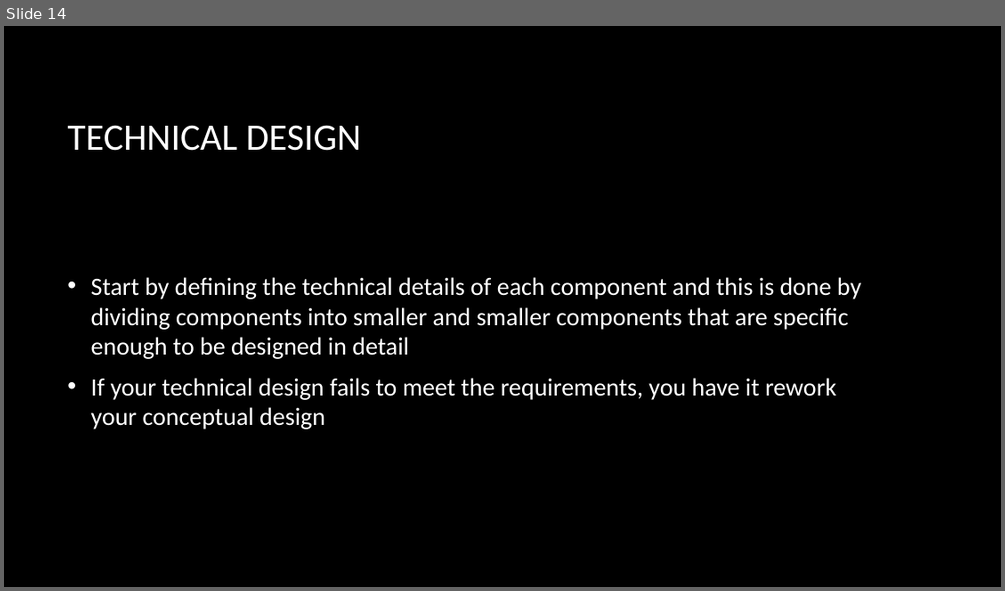
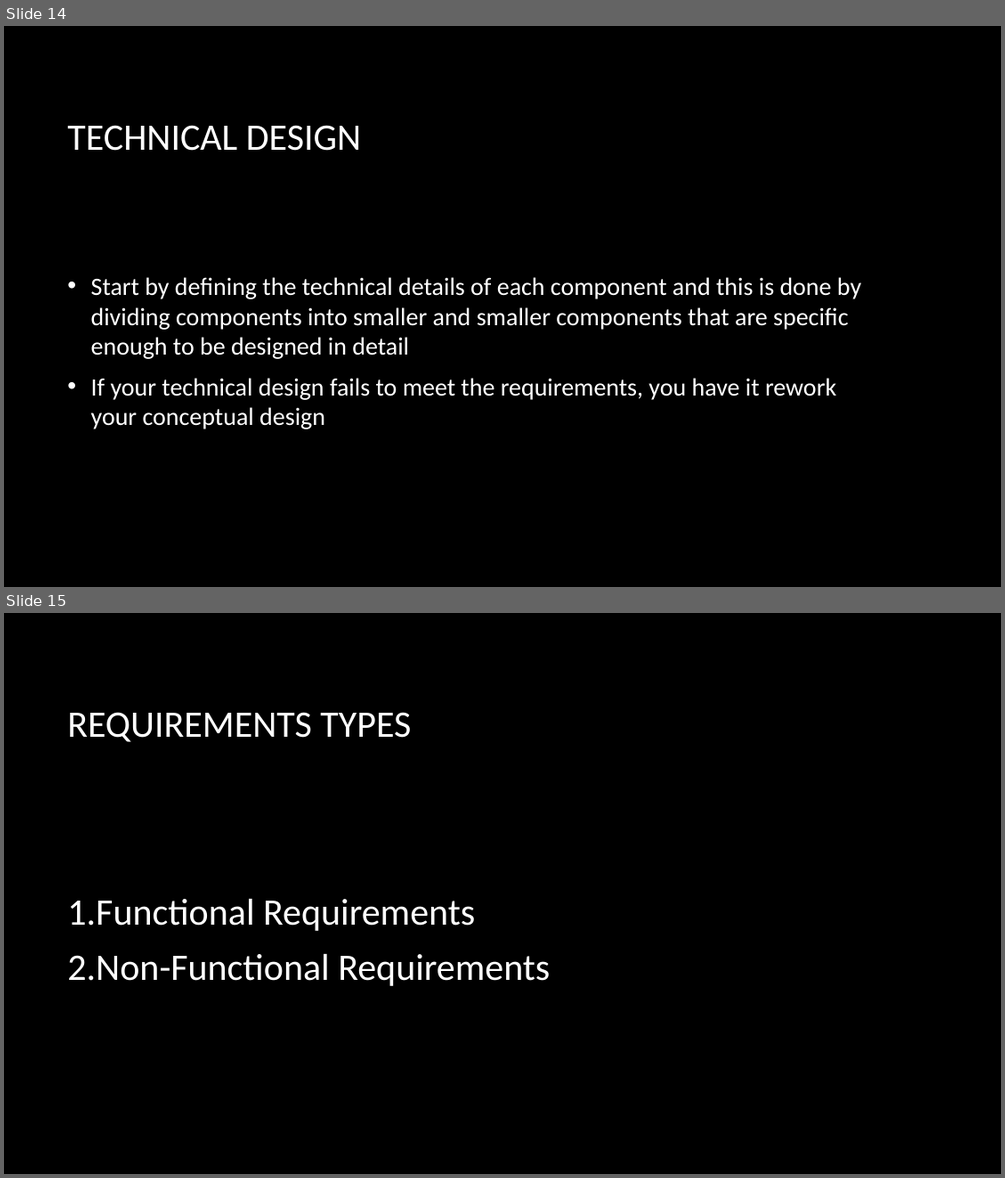
Before and after one commit to ahmedmagdy492/My-Hacking-Tutorails, a slide deck: Study/Object Oriented Design/Week 1 Objectives.pptx. Shown one above the other, each under a label of ours: slide 14 before the commit, slides 14 and 15 after it. The pictures are 1005x591 and 1005x1178 pixels, drawn with LibreOffice and Linux fonts; fonts in the diff are those of the drawing; background and template pictures are left out. Boxes give left, top, right and bottom in pixels: in the first picture for what was removed or moved away, otherwise in the second. Text is boxed around its words. In the diff, an @@ line names an element or a change of style, - is before the commit and + after.

```diff
--- a/Study/Object Oriented Design/Week 1 Objectives.pptx
+++ b/Study/Object Oriented Design/Week 1 Objectives.pptx
@@ slide 15 added at bbox=[4, 613, 1001, 1174], background picture (left out) @@
@@ title added at bbox=[67, 712, 411, 742], 36 pt, text #FFFFFF @@
+REQUIREMENTS TYPES
@@ text added at bbox=[67, 899, 550, 986], 36 pt, text #FFFFFF @@
+1. Functional Requirements
+2. Non-Functional Requirements
```
Also in this commit, not shown: 1 other slide added, 2 other files.
